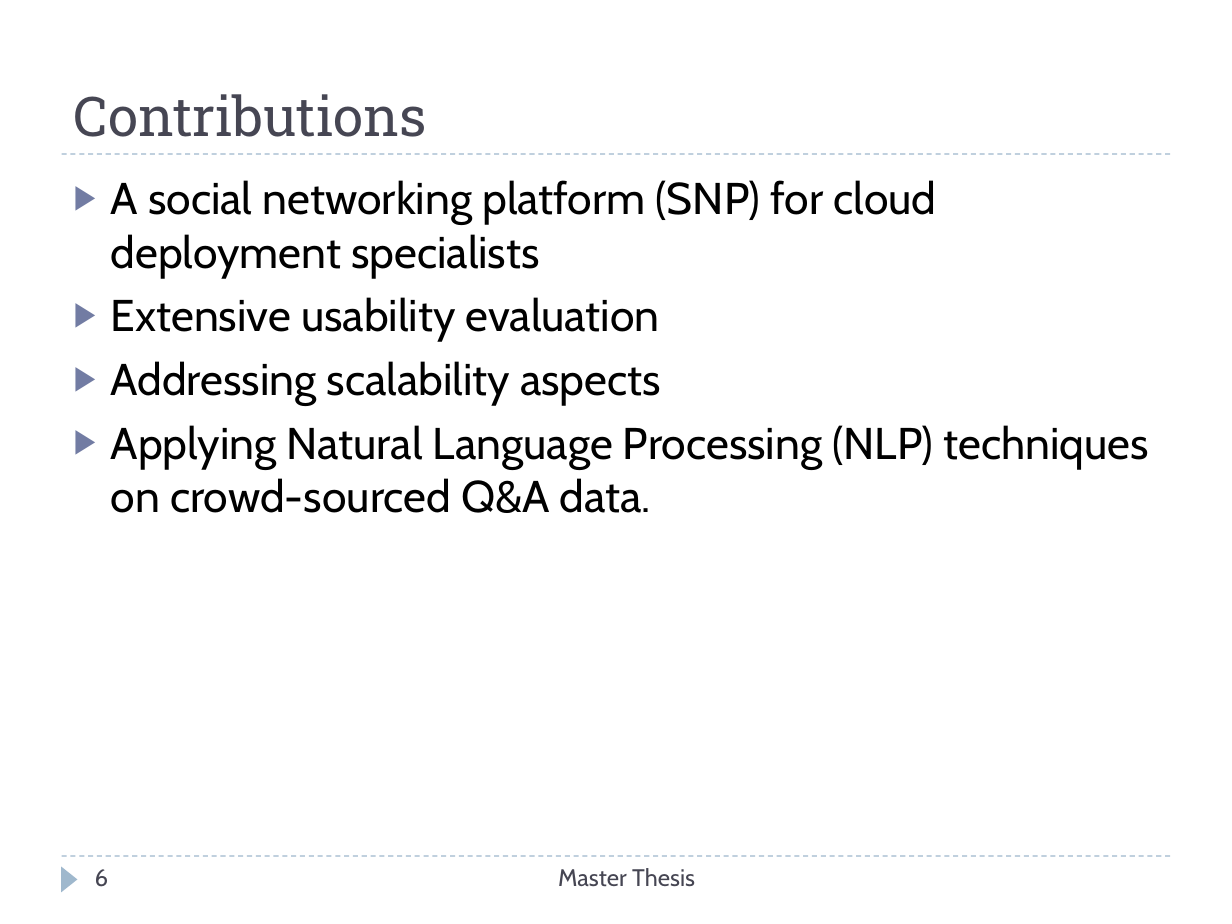
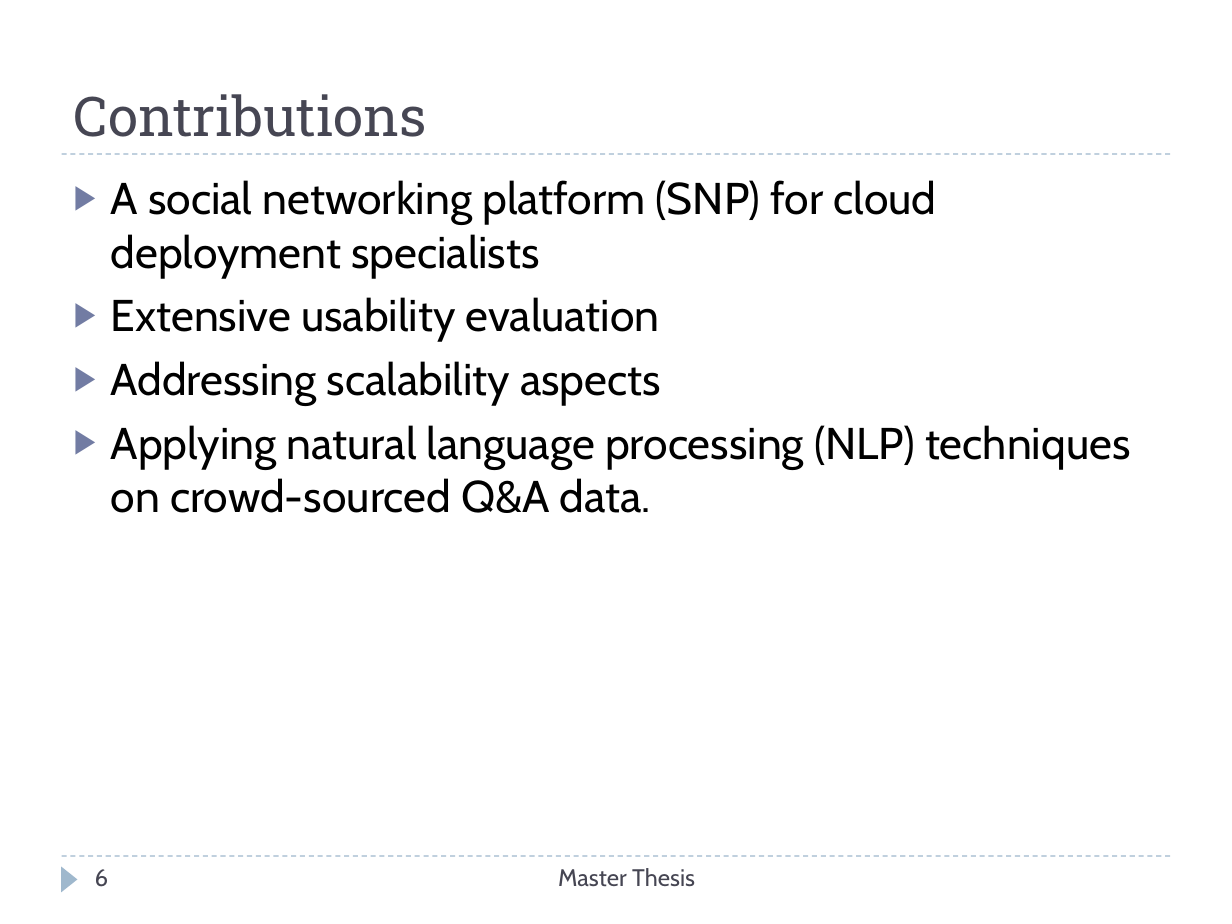
Before and after one commit to Christos-Papoulas/master_thesis, a slide deck: slide 6 of presentation/presentation.pptx. Drawn at 1232x924 pixels with LibreOffice and Linux fonts; fonts in the diff are those of the drawing. Boxes give left, top, right and bottom in pixels: in the first picture for what was removed or moved away, otherwise in the second. Text is boxed around its words. In the diff, an @@ line names an element or a change of style, - is before the commit and + after.

```diff
--- a/presentation/presentation.pptx
+++ b/presentation/presentation.pptx
@@ text at bbox=[111, 425, 1131, 513]: text changed @@
-▶ Applying Natural Language Processing (NLP) techniques on crowd-sourced Q&A data.
+▶ Applying natural language processing (NLP) techniques on crowd-sourced Q&A data.
```
Also in this commit, not shown: 14 other slides changed, 1 slide removed, 10 other files.
